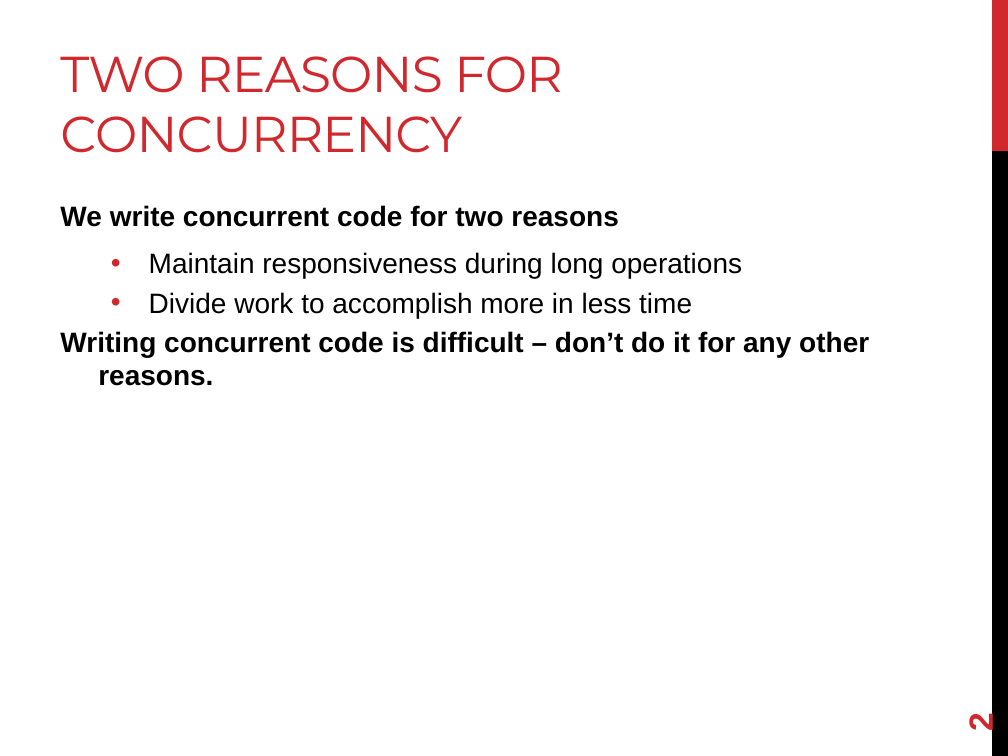
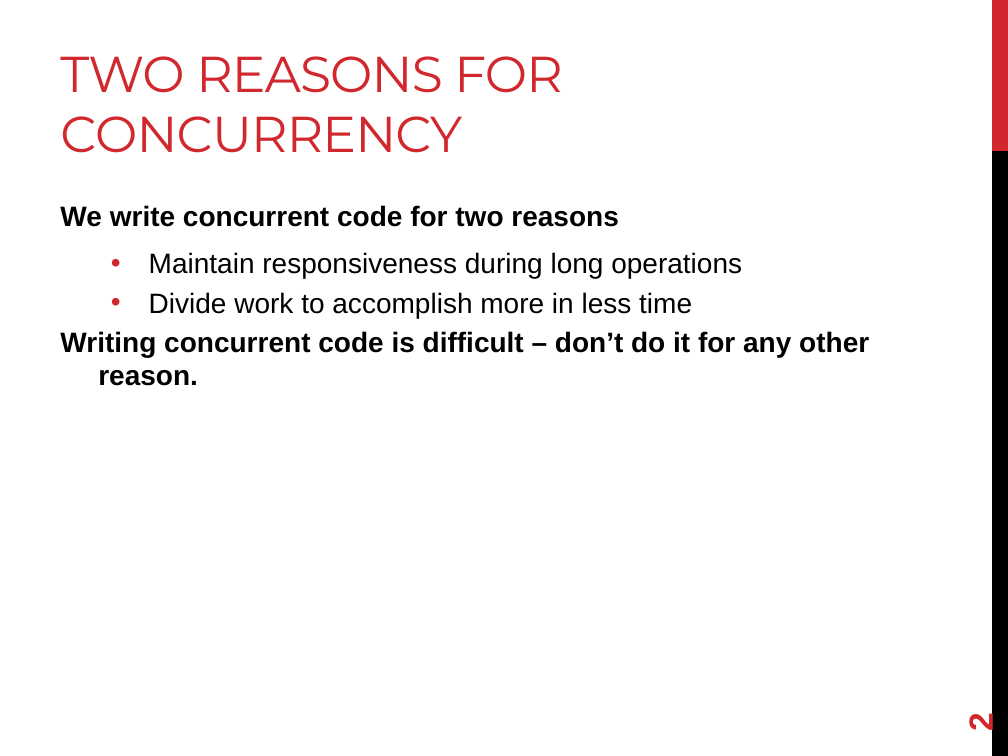
Before and after one commit to joshpeterson/DevelopingConcurrentSoftware, a slide deck: slide 2 of Lectures/Designing Concurrent Software/Designing Concurrent Software.pptx. Drawn at 1008x756 pixels with LibreOffice and Linux fonts; fonts in the diff are those of the drawing. Boxes give left, top, right and bottom in pixels: in the first picture for what was removed or moved away, otherwise in the second. Text is boxed around its words. In the diff, an @@ line names an element or a change of style, - is before the commit and + after.

```diff
--- a/Lectures/Designing Concurrent Software/Designing Concurrent Software.pptx
+++ b/Lectures/Designing Concurrent Software/Designing Concurrent Software.pptx
@@ text at [60,331,869,386]: text changed @@
-Writing concurrent code is difficult – don’t do it for any other reasons.
+Writing concurrent code is difficult – don’t do it for any other reason.
```
Also in this commit, not shown: 5 other slides changed, 1 slide added, 1 other file.
